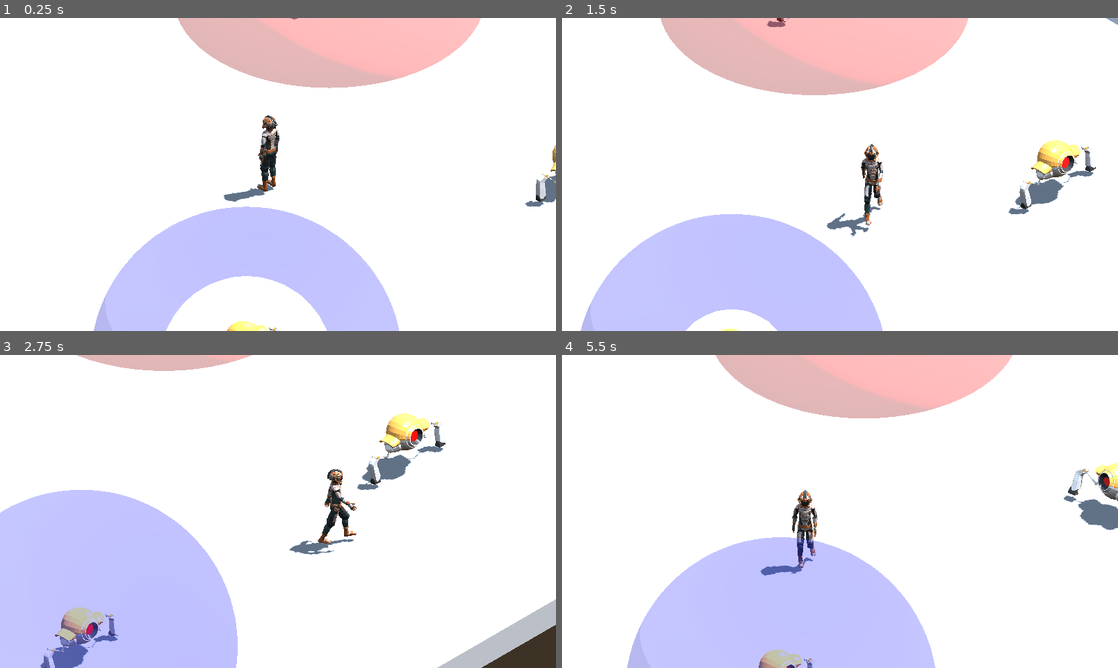
Above: before the commit, frames 1-4 (two rows, left to right).
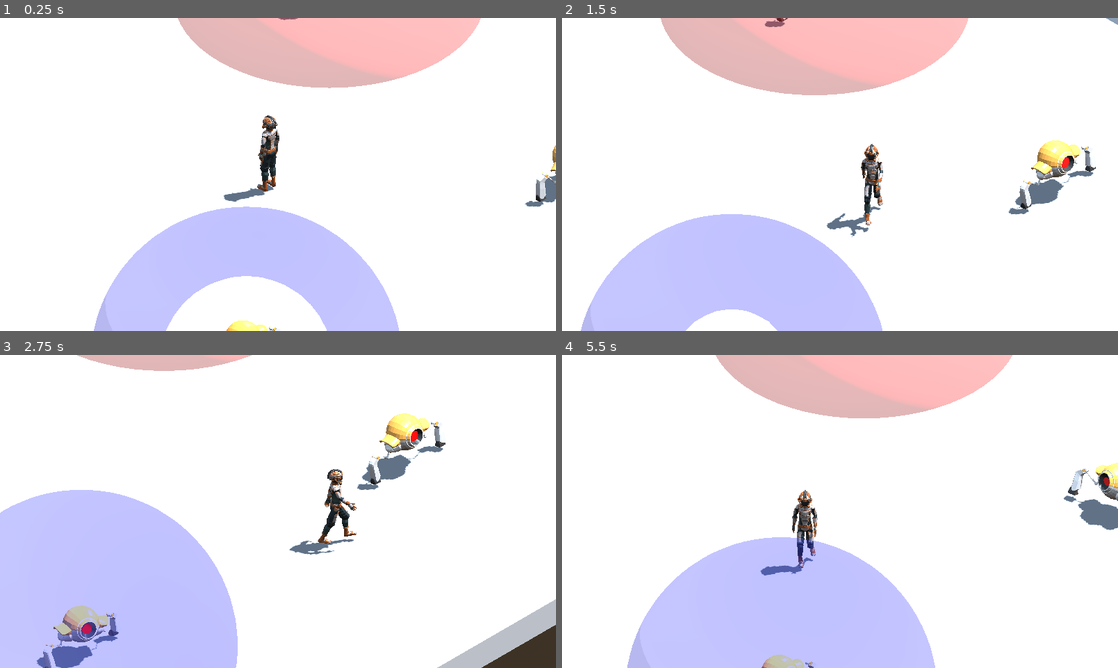
Above: after the commit, the same moments.

Repository: amhndu/chronos-rift
Game: Godot game, scene res://Main.tscn
The game is run twice, just before and just after one commit, with the same random seed, the same clock (stepped at 60 frames per second) and the same inputs.
Inputs:
- Up to frame 1 (0.25 s): no input
- Up to frame 2 (1.5 s): hold Right (move_right) 0.53-1.28 s; tap Space (jump) at 0.77 s; hold Down (move_back) from 1.28 s (still down)
- Up to frame 3 (2.75 s): tap Space (jump) at 1.52 s; release Down (move_back) at 2.03 s; hold Right (move_right) from 2.03 s (still down)
- Up to frame 4 (5.5 s): release Right (move_right) at 2.78 s; hold Up (move_forward) 2.78-3.53 s; tap Space (jump) at 3.02, 3.77, 4.52 s; hold Left (move_left) 3.53-5.03 s; hold Down (move_back) from 5.03 s (still down)

The runs differ from the first frame. In frame 1, less than 0.1% of the frame differs, in the area x 40-53%, y 0-100%; in frame 2, less than 0.1%; in frame 3, 0.7%, in the area x 6-22%, y 80-100%; in frame 4, 0.2%.

Commit message:
feat: scale mod animation and turning speed by their time scales

Diff:
--- a/Mob.gd
+++ b/Mob.gd
@@ -11,6 +11,7 @@
 func _ready():
 	$Body/Pivot/Character/AnimationPlayer.play("CharacterArmature|Idle")
 	$Body/Pivot/Character/AnimationPlayer.seek(randf_range(0, 2))
+	$Body/Pivot/Character/AnimationPlayer.speed_scale = time_scale
 
 
 	if time_scale == 1:
@@ -35,7 +36,7 @@
 			$Body/Pivot/Character/AnimationPlayer.play("CharacterArmature|Walk")
 		else:
 			$Body/Pivot/Character/AnimationPlayer.play("CharacterArmature|Attack")
-		transform = transform.interpolate_with(target, delta * max_rotation_speed)
+		transform = transform.interpolate_with(target, delta * max_rotation_speed * time_scale)
 	else:
 		$Body/Pivot/Character/AnimationPlayer.play("CharacterArmature|Idle")
 
